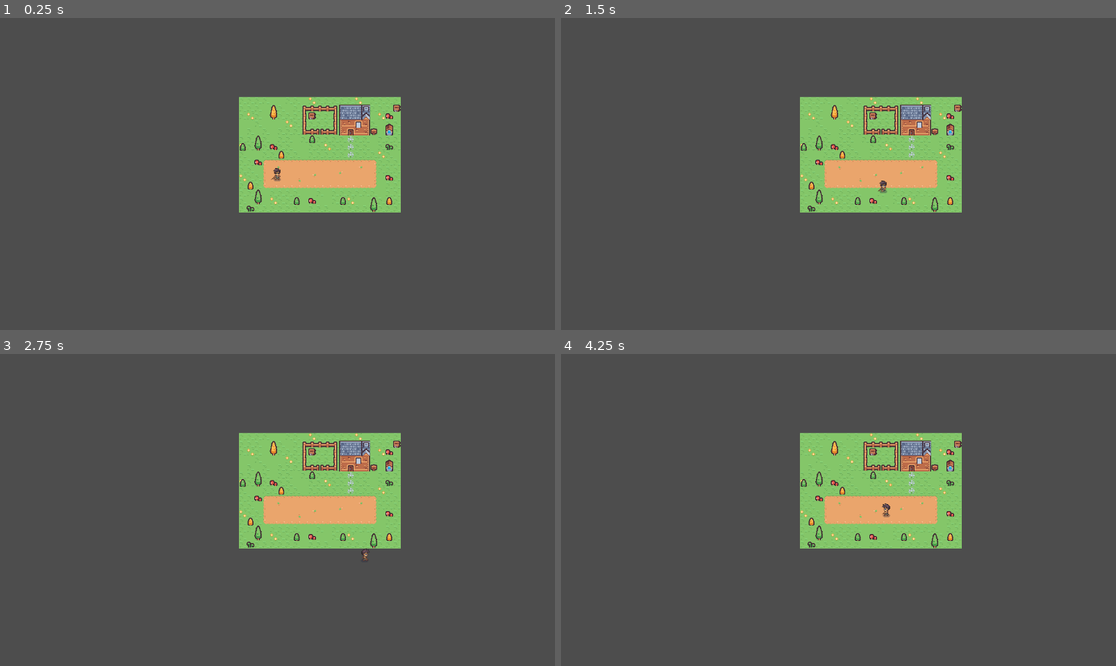
Above: before the commit, frames 1-4 (two rows, left to right).
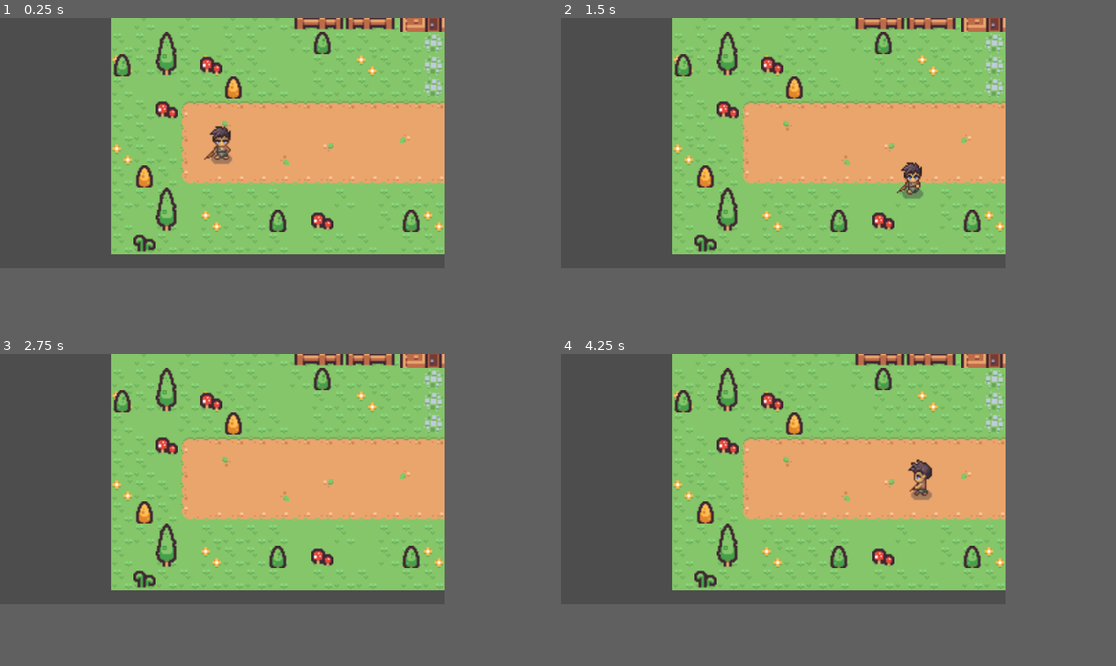
Above: after the commit, the same moments.

Repository: HumaidEbrahim/Arcademia
Game: Godot game, scene res://node_2d.tscn
Two runs of this game, one before a commit and one after it. Both use one fixed random seed, a clock stepped at 60 frames per second and the inputs below.
Inputs:
- Up to frame 1 (0.25 s): no input
- Up to frame 2 (1.5 s): hold Right (ui_right) 0.53-1.28 s; hold Down (ui_down) from 1.28 s (still down)
- Up to frame 3 (2.75 s): release Down (ui_down) at 2.03 s; hold Right (ui_right) from 2.03 s (still down)
- Up to frame 4 (4.25 s): release Right (ui_right) at 2.78 s; hold Up (ui_up) 2.78-3.53 s; tap Enter at 3.5 s; hold Left (ui_left) from 3.53 s (still down)
In our replay, the window is 799x449 before the commit and 640x360 after it. These sizes can differ from the game's own. Grey fills any space a smaller window leaves; there, only what the larger window draws over its background counts as a difference.

The runs differ from the first frame. In frame 1, 41% of the frame differs, in the area x 20-81%, y 0-76%; in frame 2, 41%; in frame 3, 41%; in frame 4, 41%.

Commit message:
Changed renderer to Compatibility

Diff:
--- a/node_2d.tscn
+++ b/node_2d.tscn
@@ -577,4 +577,5 @@
 animation = &"walk_right"
 
 [node name="Camera2D" type="Camera2D" parent="."]
+zoom = Vector2(2, 2)
 limit_smoothed = true
--- a/project.godot
+++ b/project.godot
@@ -14,6 +14,14 @@
 run/main_scene="uid://bjt4qv7jcgfjt"
 config/features=PackedStringArray("4.4", "Forward Plus")
 config/icon="res://icon.svg"
+
+[display]
+
+window/size/viewport_width=640
+window/size/viewport_height=360
+window/size/resizable=false
+window/stretch/mode="viewport"
+window/stretch/scale_mode="integer"
 
 [input]
 
@@ -52,5 +60,4 @@
 
 [rendering]
 
-anti_aliasing/quality/msaa_2d=3
-anti_aliasing/quality/screen_space_aa=1
+renderer/rendering_method="gl_compatibility"
